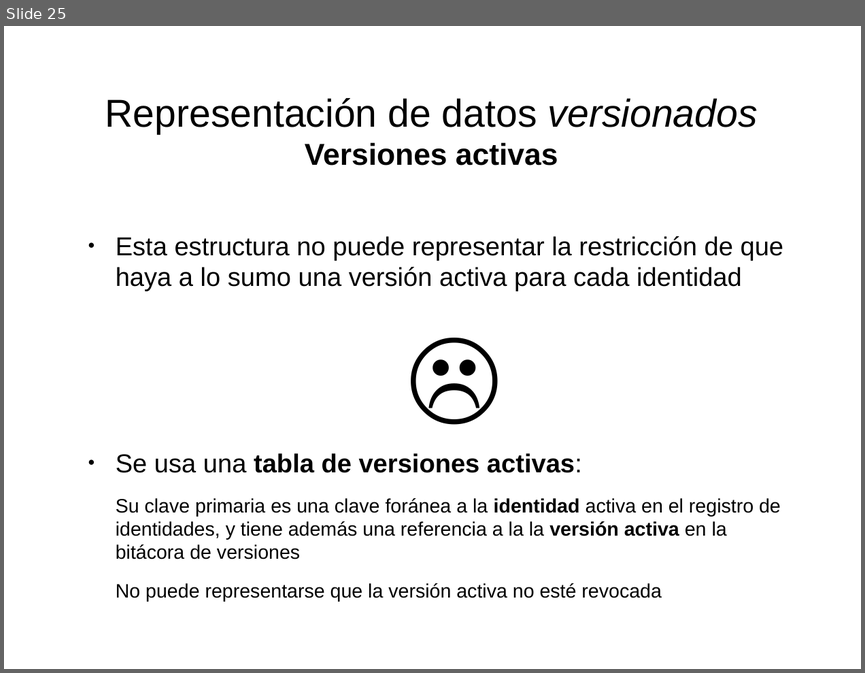
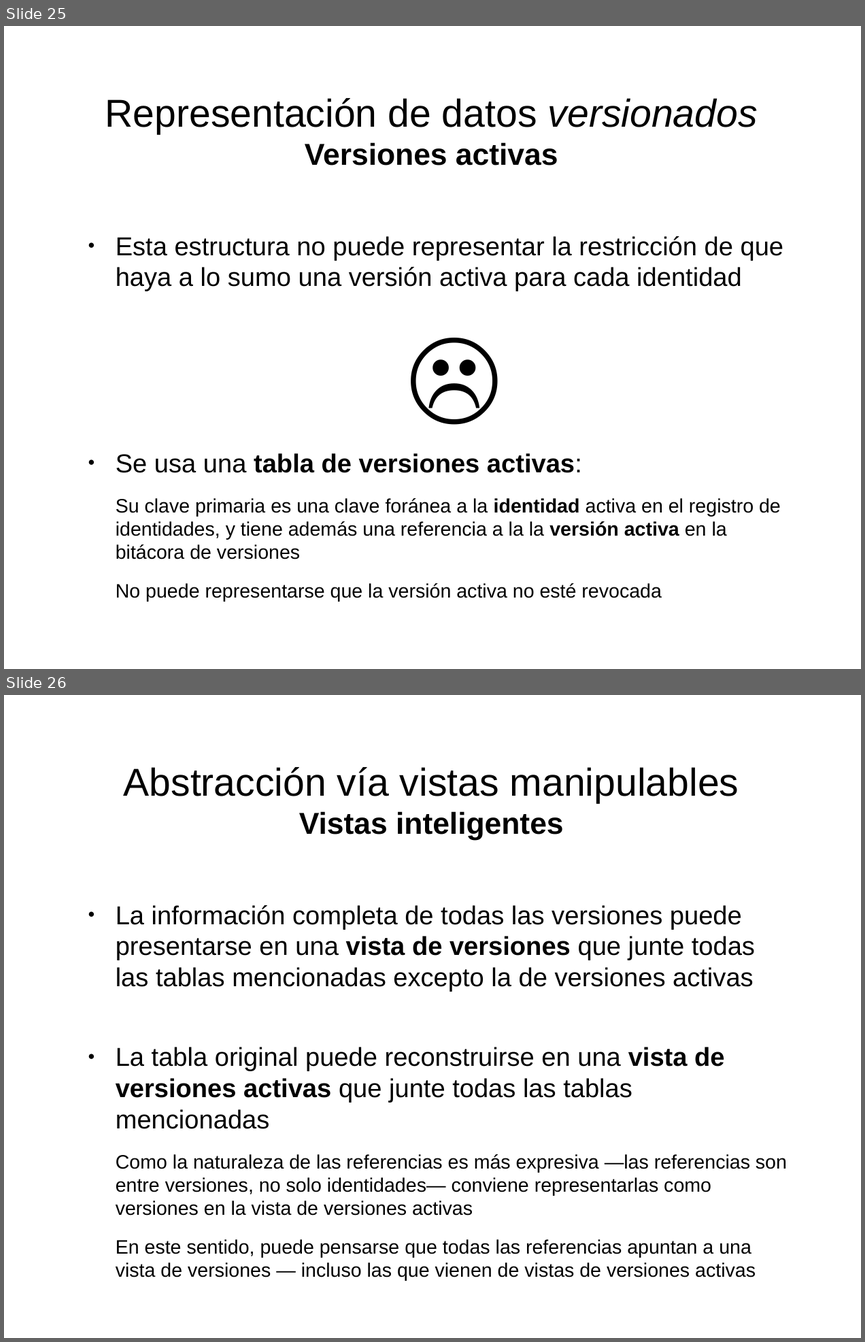
Before and after one commit to mgomezch/libro, a slide deck: láminas/láminas.odp. Shown one above the other, each under a label of ours: slide 25 before the commit, slides 25 and 26 after it. The pictures are 865x673 and 865x1342 pixels, drawn with LibreOffice and Linux fonts; fonts in the diff are those of the drawing. Boxes give left, top, right and bottom in pixels: in the first picture for what was removed or moved away, otherwise in the second. Text is boxed around its words. In the diff, an @@ line names an element or a change of style, - is before the commit and + after.

```diff
--- a/láminas/láminas.odp
+++ b/láminas/láminas.odp
@@ slide 26 added at [4, 695, 861, 1338], background #FFFFFF @@
@@ title added at [124, 767, 739, 840], 36 pt, text #000000 @@
+Abstracción vía vistas manipulables
+Vistas inteligentes
@@ text added at [116, 905, 787, 1280], 18 pt, text #000000 @@
+● La información completa de todas las versiones puede presentarse en una vista de versiones que junte todas las tablas mencionadas excepto la de versiones activas
+● La tabla original puede reconstruirse en una vista de versiones activas que junte todas las tablas mencionadas
+Como la naturaleza de las referencias es más expresiva —las referencias son entre versiones, no solo identidades— conviene representarlas como versiones en la vista de versiones activas
+En este sentido, puede pensarse que todas las referencias apuntan a una vista de versiones — incluso las que vienen de vistas de versiones activas
```
Also in this commit, not shown: 1 slide changed, 5 other slides added.
